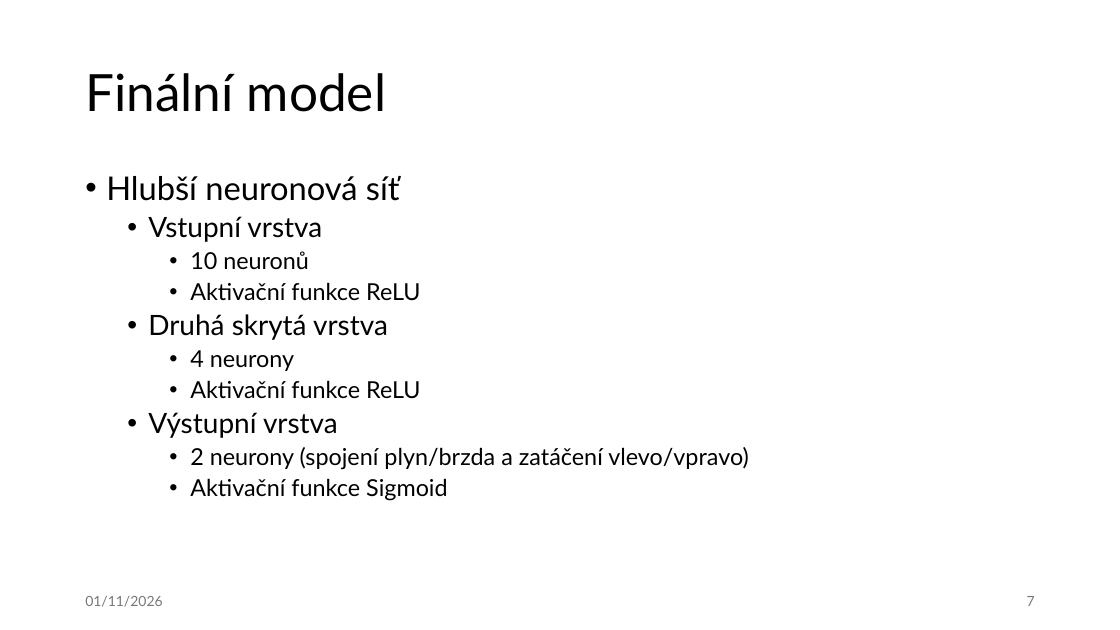
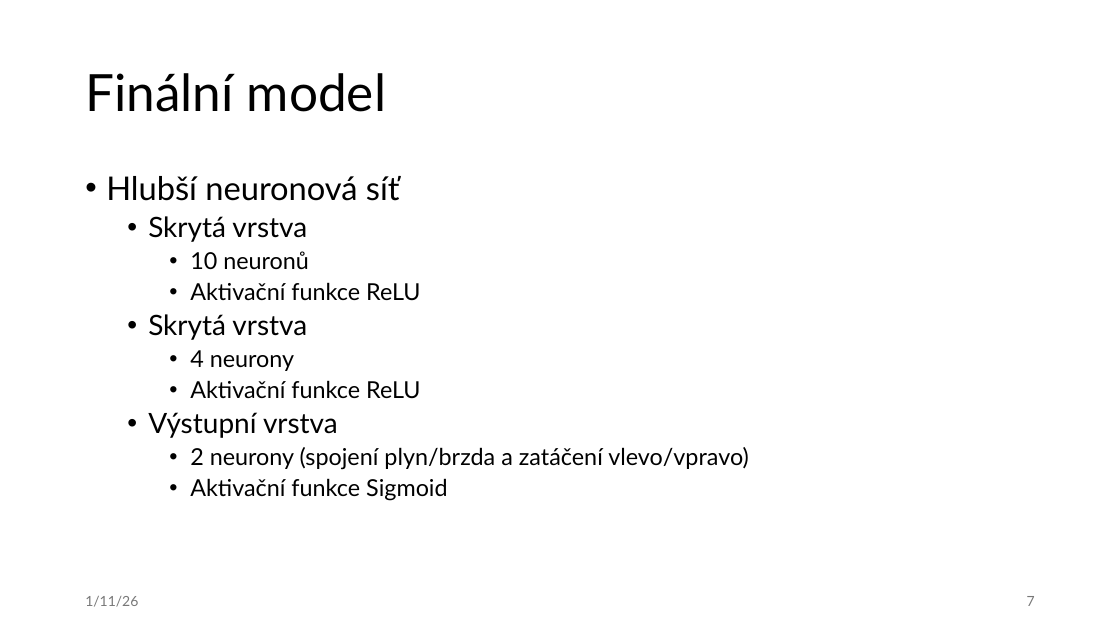
Before and after one commit to MrkacekVladimir/AI_Cart_engine_SNOW, a slide deck: slide 7 of submission/SNOW.pptx. Drawn at 1120x630 pixels with LibreOffice and Linux fonts; fonts in the diff are those of the drawing. Boxes give left, top, right and bottom in pixels: in the first picture for what was removed or moved away, otherwise in the second. Text is boxed around its words. In the diff, an @@ line names an element or a change of style, - is before the commit and + after.

Commit message:
feat: fix

```diff
--- a/submission/SNOW.pptx
+++ b/submission/SNOW.pptx
@@ text at (x1=148, y1=216, x2=307, y2=242): text changed @@
-  • Vstupní vrstva
+  • Skrytá vrstva
@@ text at (x1=148, y1=314, x2=307, y2=340): text changed @@
-  • Druhá skrytá vrstva
+  • Skrytá vrstva
@@ text at (x1=85, y1=596, x2=138, y2=607): text changed @@
-01/11/2026
+1/11/26
```
Also in this commit, not shown: 7 other slides changed.
